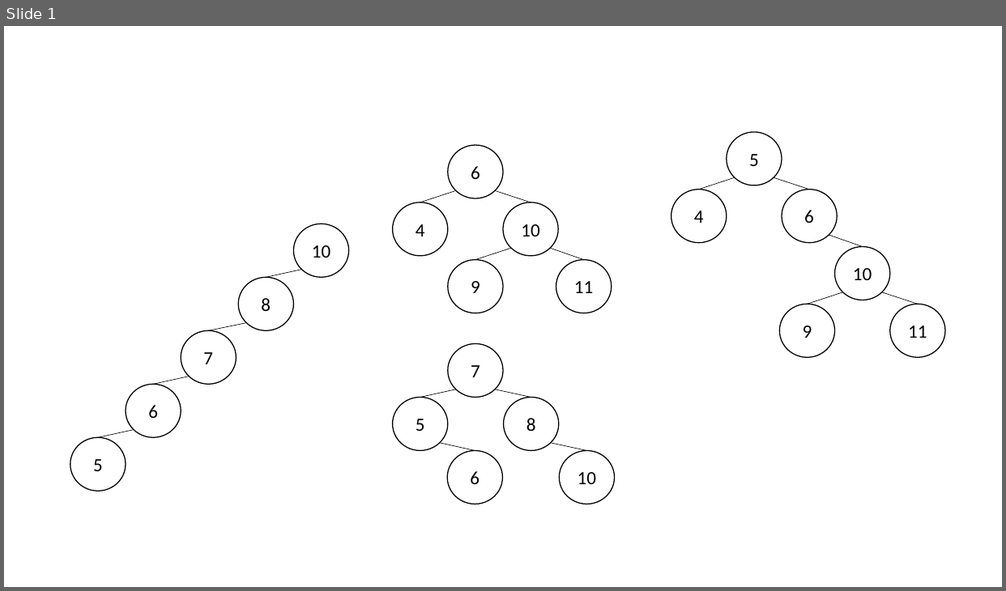
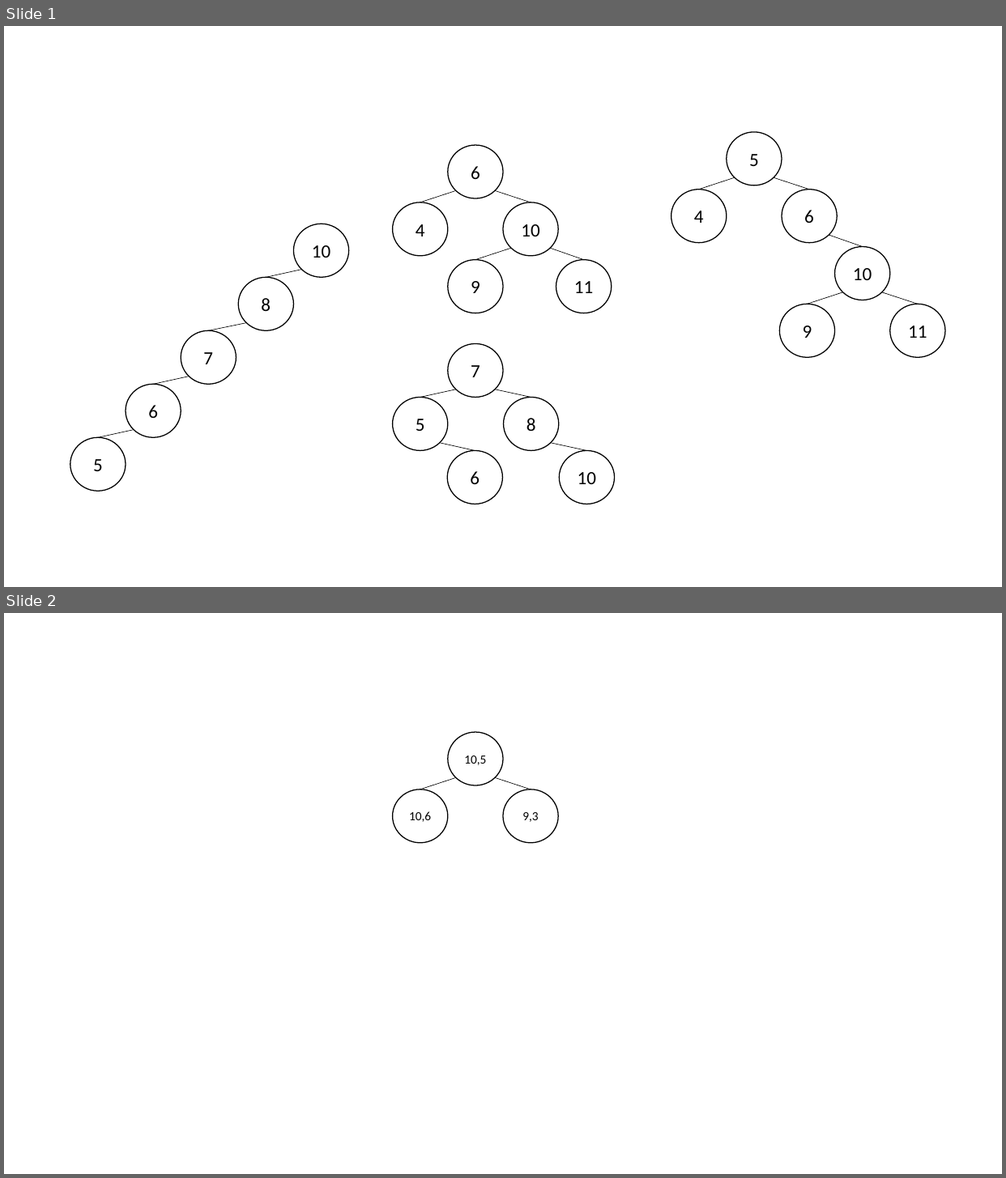
Before and after one commit to the-other-mariana/computational-geometry, a slide deck: segment-intersection/res/tree-draw.pptx. Shown one above the other, each under a label of ours: slide 1 before the commit, slides 1 and 2 after it. The pictures are 1006x591 and 1006x1178 pixels, drawn with LibreOffice and Linux fonts; fonts in the diff are those of the drawing. Boxes give left, top, right and bottom in pixels: in the first picture for what was removed or moved away, otherwise in the second. Text is boxed around its words. In the diff, an @@ line names an element or a change of style, - is before the commit and + after.

```diff
--- a/segment-intersection/res/tree-draw.pptx
+++ b/segment-intersection/res/tree-draw.pptx
@@ slide 2 added at bbox=[4, 613, 1002, 1174], background #FFFFFF @@
@@ group added at bbox=[393, 732, 559, 843]: 3 ellipses, 2 lines @@
+10,5
+10,6
+9,3
```
Also in this commit, not shown: 6 other files.
